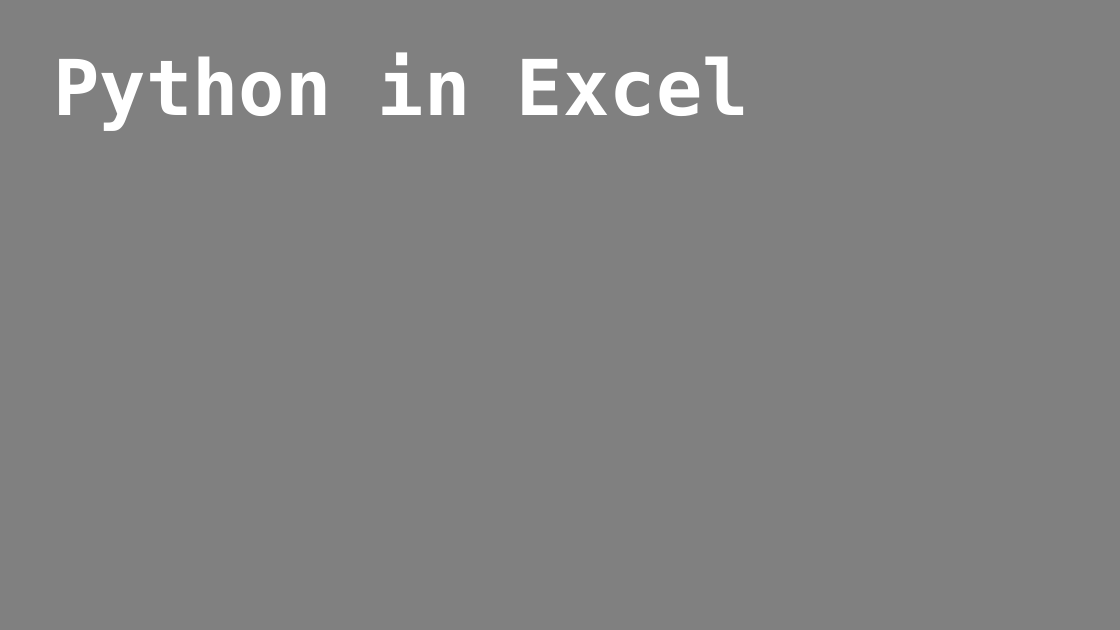
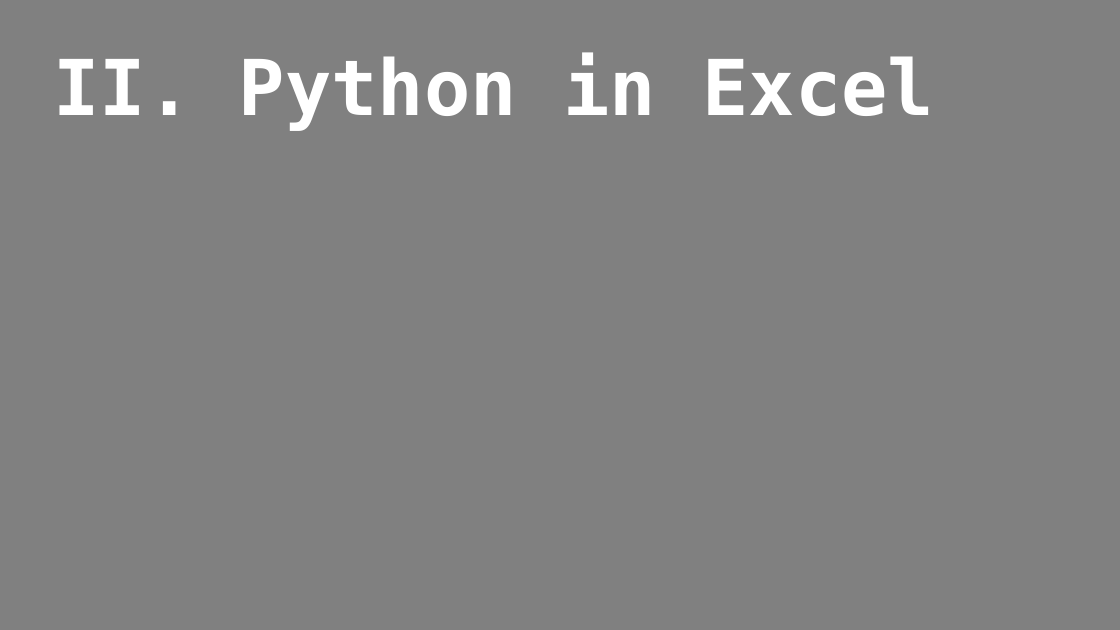
Before and after one commit to stringfestdata/xlgs-mc-2025, a slide deck: slide 19 of excel-power-tools-gxls-2025.pptx. Drawn at 1120x630 pixels with LibreOffice and Linux fonts; fonts in the diff are those of the drawing. Boxes give left, top, right and bottom in pixels: in the first picture for what was removed or moved away, otherwise in the second. Text is boxed around its words. In the diff, an @@ line names an element or a change of style, - is before the commit and + after.

```diff
--- a/excel-power-tools-gxls-2025.pptx
+++ b/excel-power-tools-gxls-2025.pptx
@@ text at <box>53,53,934,131</box>: text changed @@
-Python in Excel
+II. Python in Excel
```
Also in this commit, not shown: 5 other slides changed, 28 slides added, 5 slides removed, 56 other files.
